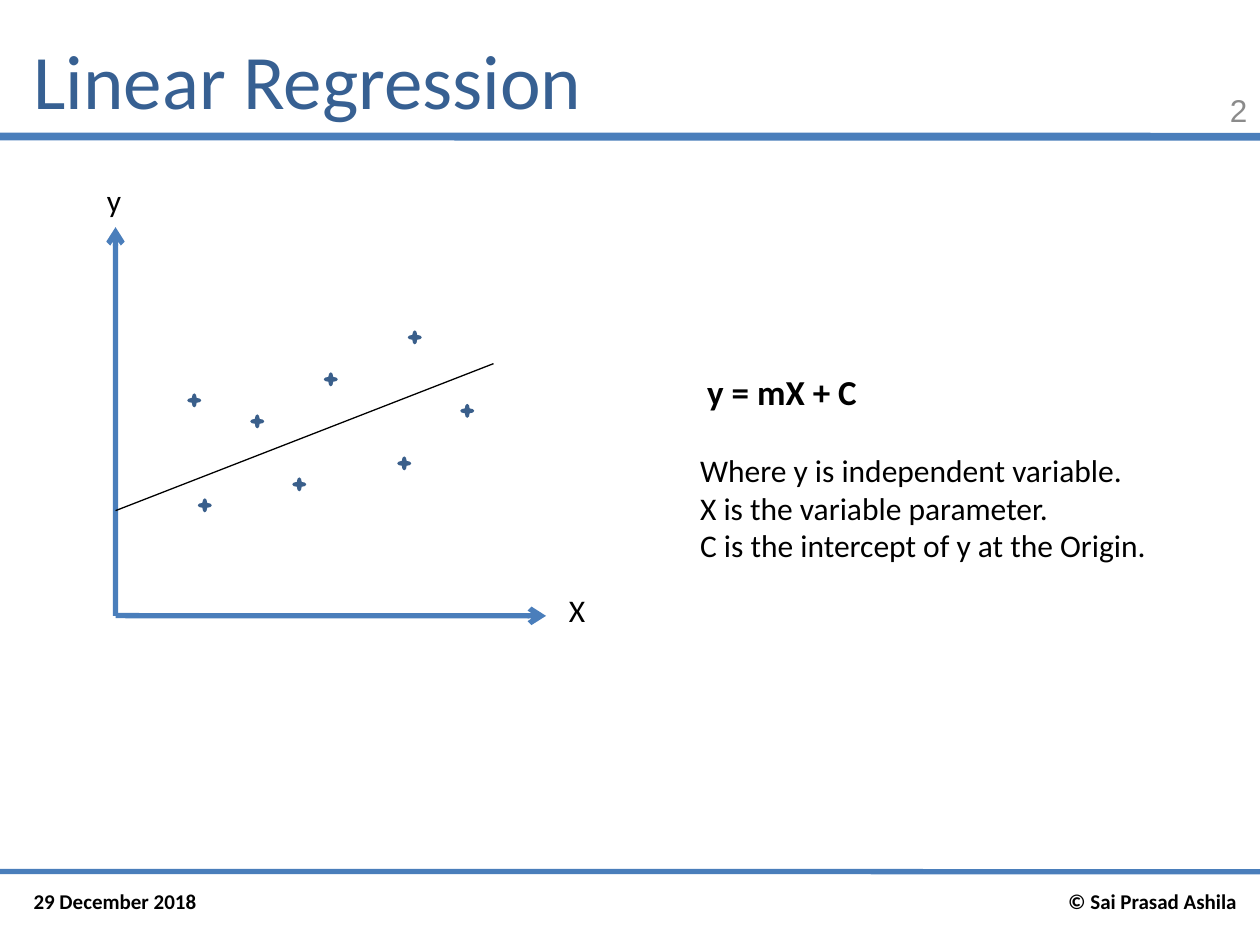
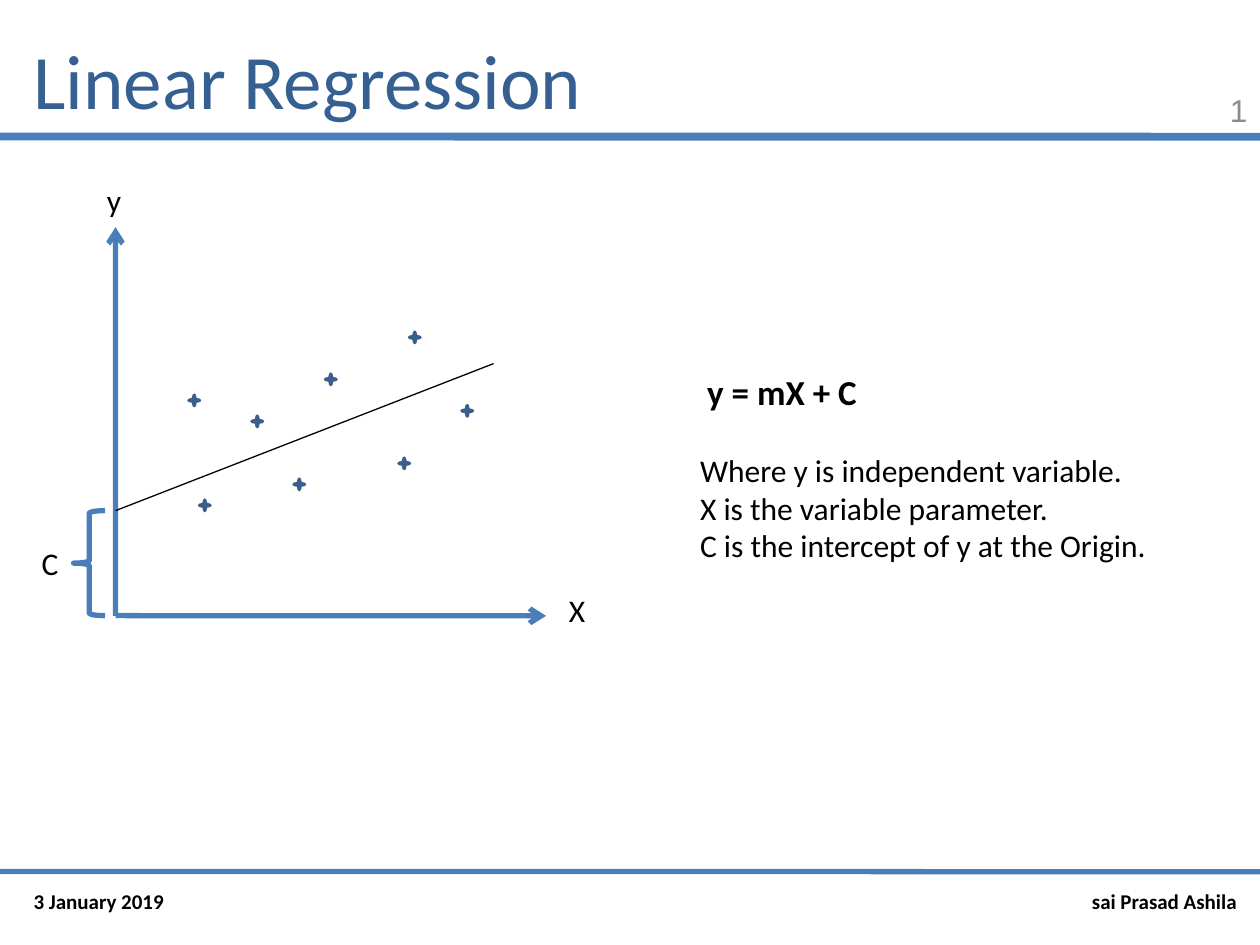
Before and after one commit to saiprasad94/DataSciencePython, a slide deck: slide 1 of Linear_Regression/Linear_Regression.pptx (slide 2 before the commit). Drawn at 1260x945 pixels with LibreOffice and Linux fonts; fonts in the diff are those of the drawing. Boxes give left, top, right and bottom in pixels: in the first picture for what was removed or moved away, otherwise in the second. Text is boxed around its words. In the diff, an @@ line names an element or a change of style, - is before the commit and + after.

Commit message:
3rd jan 4:20 am
powerpoint and Code of Linear Regression

```diff
--- a/Linear_Regression/Linear_Regression.pptx
+++ b/Linear_Regression/Linear_Regression.pptx
@@ page number at <box>1230,100,1248,122</box>: text changed @@
-2
+1
@@ left brace added at <box>73,510,105,615</box>, outline #4B7EBC 3 pt @@
@@ text added at <box>42,554,59,576</box>, 18 pt, text #000000 @@
+C
@@ text at <box>34,895,163,913</box>: text changed @@
-29 December 2018
+3 January 2019
@@ text at <box>1092,894,1237,909</box>: text changed @@
-© Sai Prasad Ashila
+sai Prasad Ashila
```
Also in this commit, not shown: 8 slides added, 1 slide removed, 2 other files.
